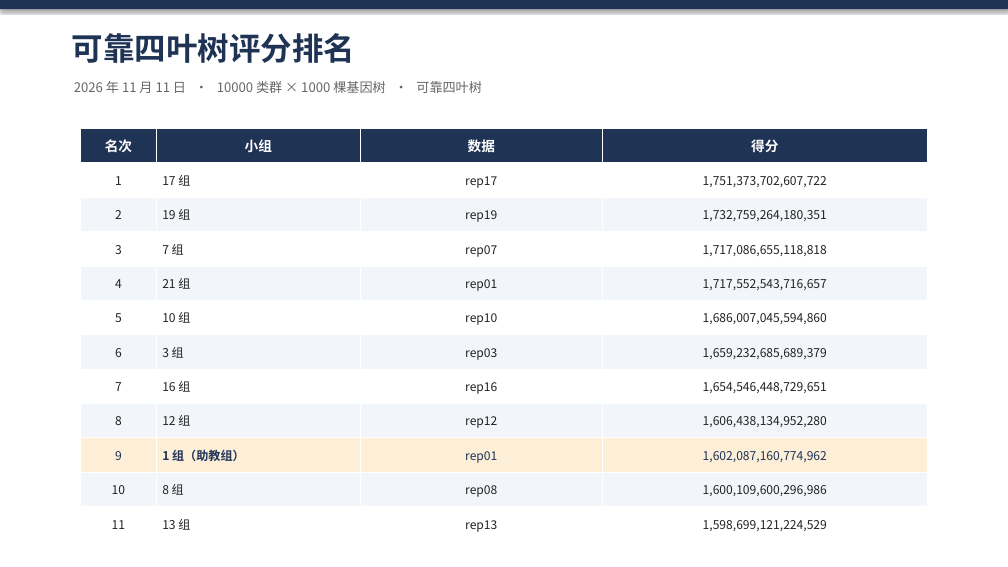
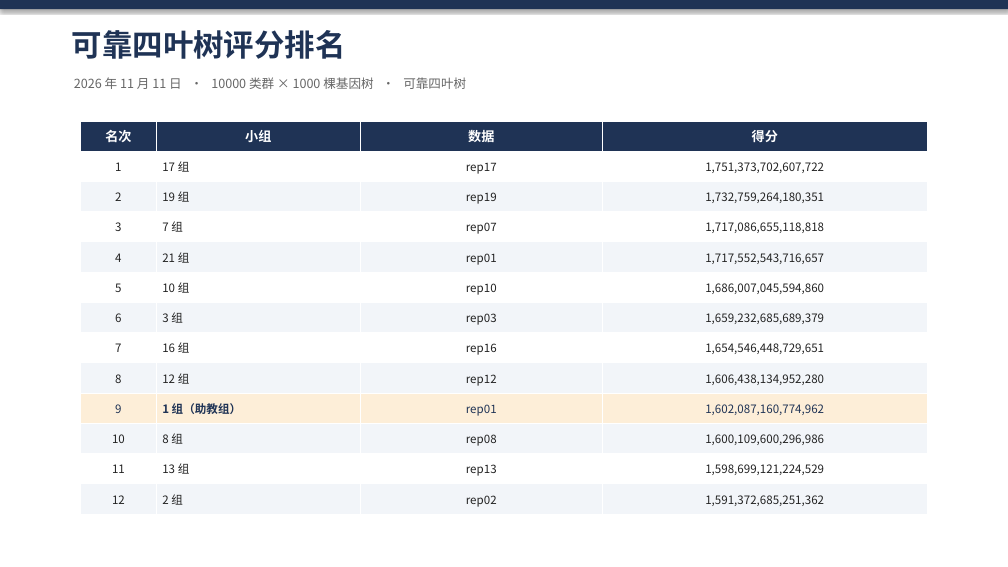
Before and after one commit to GreatCzz/reliable-quartet, a slide deck: slide 1 of 提交树/评分结果/ranking_2026-11-11.pptx. Drawn at 1008x567 pixels with LibreOffice and Linux fonts; fonts in the diff are those of the drawing. Boxes give left, top, right and bottom in pixels: in the first picture for what was removed or moved away, otherwise in the second. Text is boxed around its words. In the diff, an @@ line names an element or a change of style, - is before the commit and + after.

Commit message:
data: 2 组首交（1,591,372,685,251,362，+10.46%）；slide 更新为 12 组

```diff
--- a/提交树/评分结果/ranking_2026-11-11.pptx
+++ b/提交树/评分结果/ranking_2026-11-11.pptx
@@ text "可靠四叶树评分排名" at box(72, 30, 346, 59): size 30 to 29 pt @@
@@ text "2026 年 11 月 11 ..." at box(74, 77, 466, 89): size 12.5 to 12 pt @@
@@ table at box(81, 121, 928, 514) @@
+row 13: 12 | 2 组 | rep02 | 1,591,372,685,251,362
@@ table: place and size @@
-table at box(81, 129, 928, 541)
+table at box(81, 121, 928, 514)
```
Also in this commit, not shown: 1 other file.
